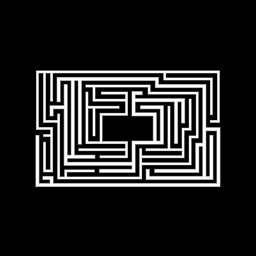
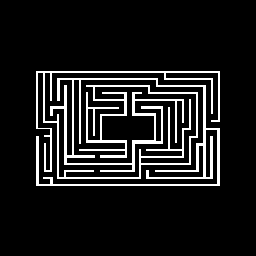
Comparing the layer stacks of the two 256×256 images. Changes:
renamed "Layer 1" to "Layer 2", painted on it over <box>35,70,221,188</box>
